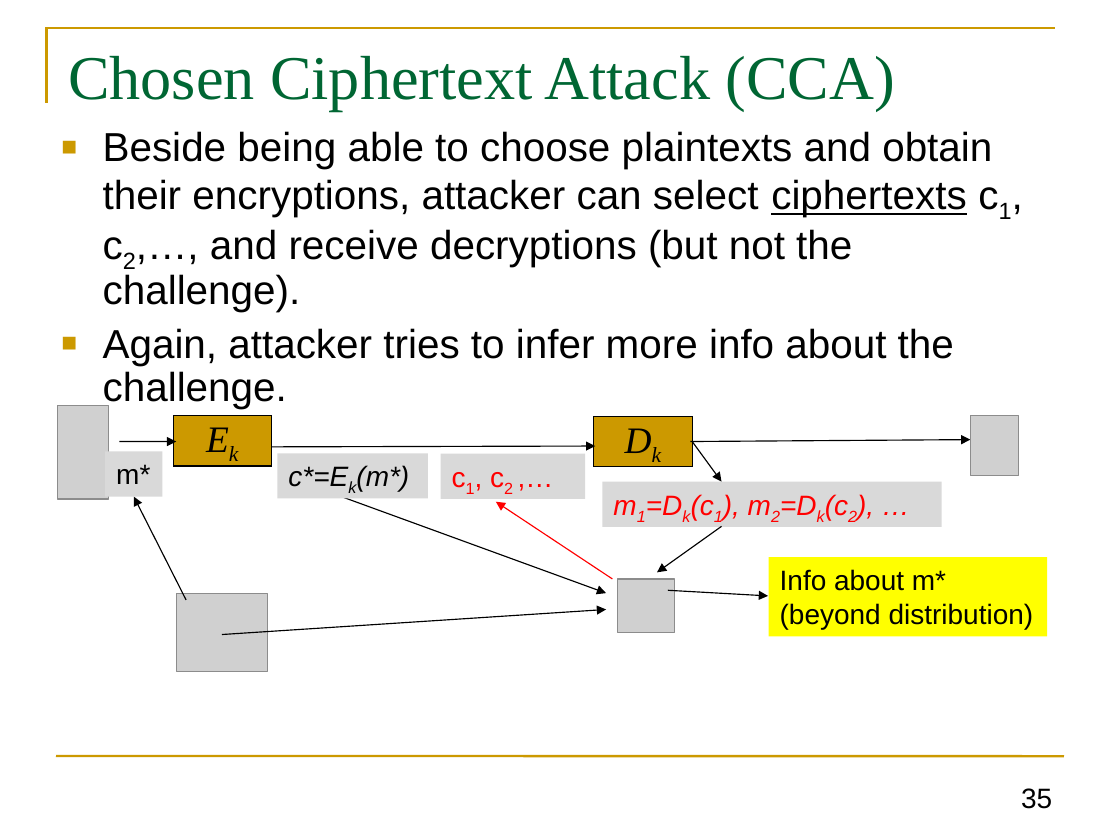
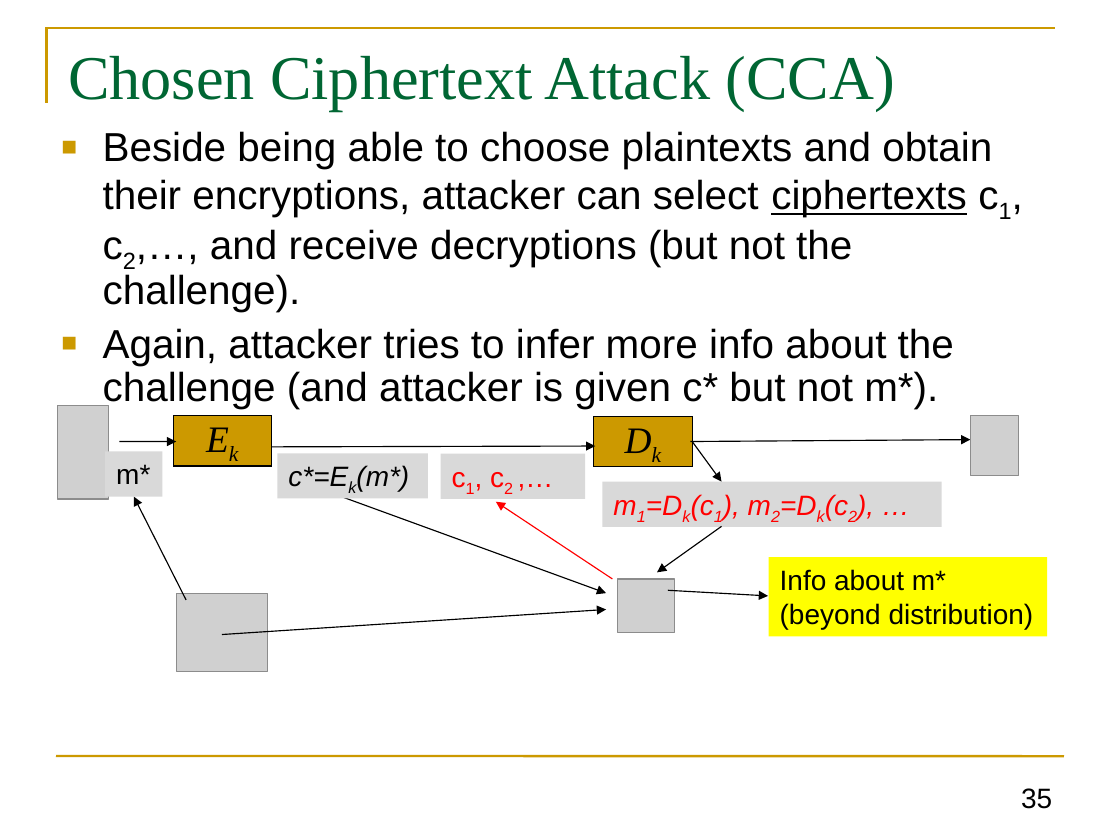
Before and after one commit to GhadaAlmashaqbeh/GhadaAlmashaqbeh.github.io, a slide deck: slide 35 of courses/cse3400-f2026/lecture2.pptx. Drawn at 1120x840 pixels with LibreOffice and Linux fonts; fonts in the diff are those of the drawing; grey boxes stand for pictures. Boxes give left, top, right and bottom in pixels: in the first picture for what was removed or moved away, otherwise in the second. Text is boxed around its words. In the diff, an @@ line names an element or a change of style, - is before the commit and + after.

```diff
--- a/courses/cse3400-f2026/lecture2.pptx
+++ b/courses/cse3400-f2026/lecture2.pptx
@@ text at [103,328,954,409]: text changed @@
-  ■ Again, attacker tries to infer more info about the challenge.
+  ■ Again, attacker tries to infer more info about the challenge (and attacker is given c* but not m*).
```
Also in this commit, not shown: 7 other slides changed, 2 other files.
